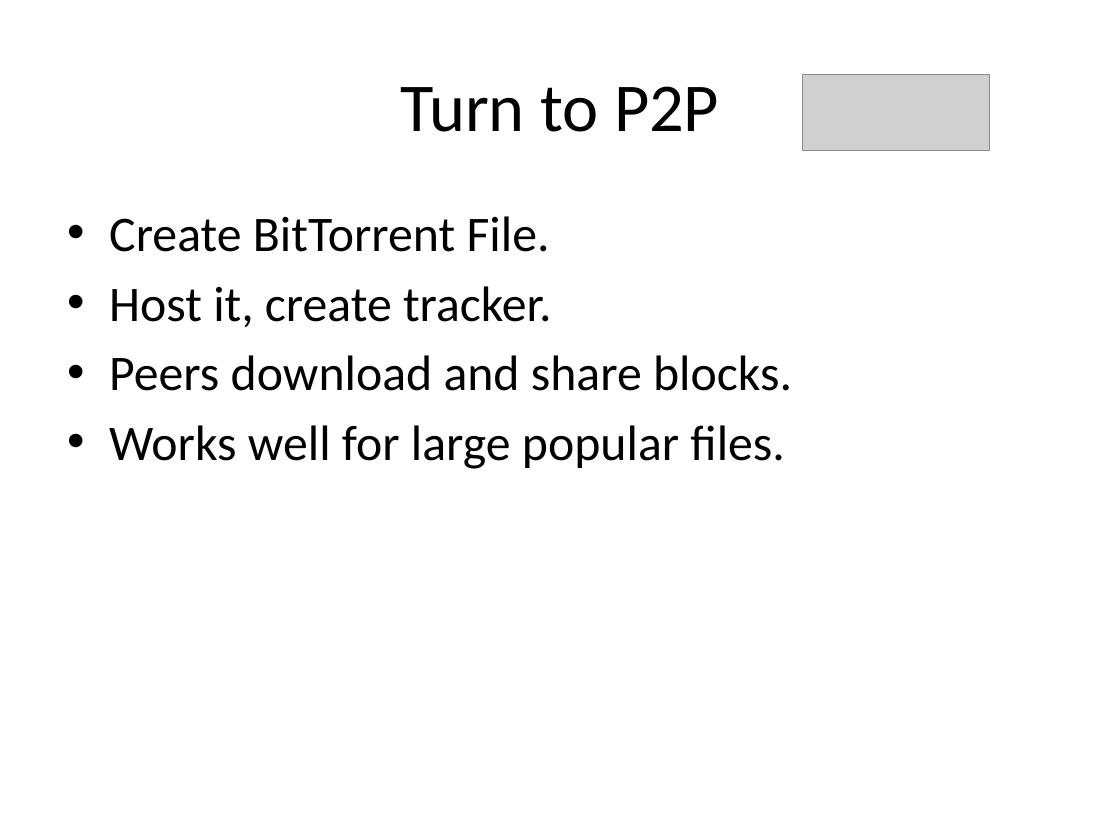
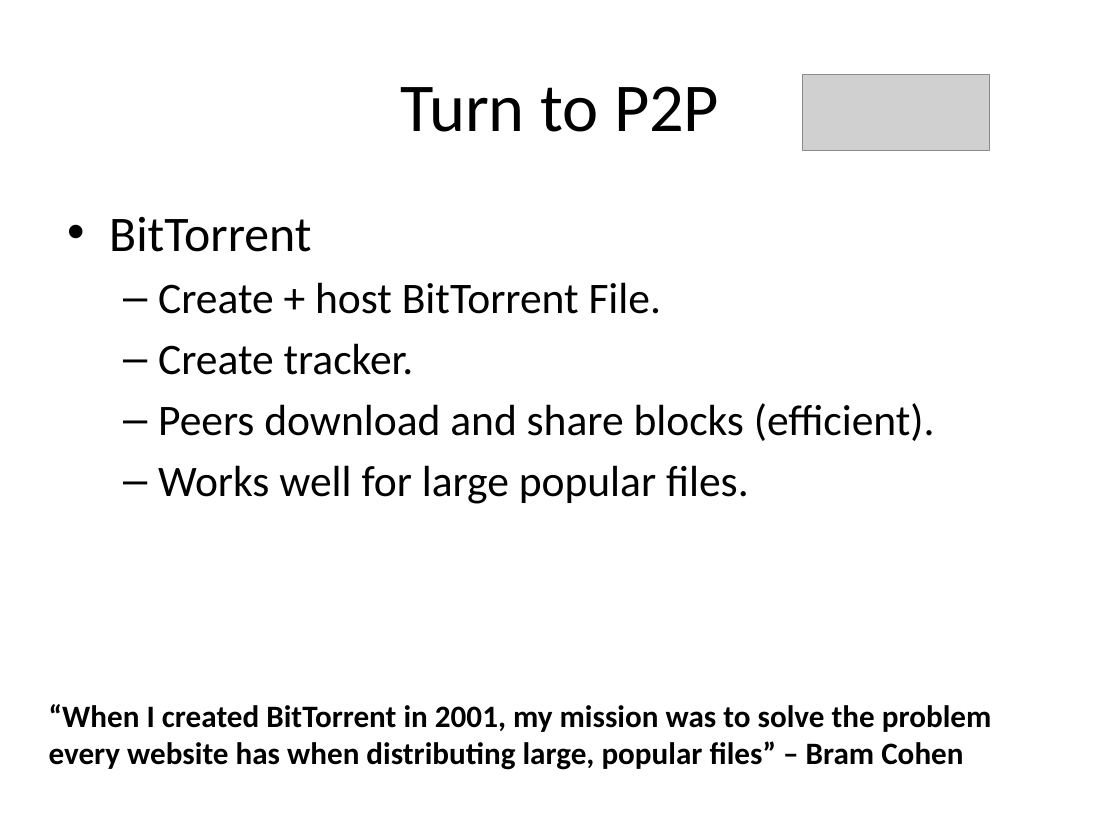
Before and after one commit to rdp/p2pwebclient, a slide deck: slide 9 of thesis_presentation/How to Make the Internet Faster.pptx. Drawn at 1120x840 pixels with LibreOffice and Linux fonts; fonts in the diff are those of the drawing; grey boxes stand for pictures. Boxes give left, top, right and bottom in pixels: in the first picture for what was removed or moved away, otherwise in the second. Text is boxed around its words. In the diff, an @@ line names an element or a change of style, - is before the commit and + after.

```diff
--- a/thesis_presentation/How to Make the Internet Faster.pptx
+++ b/thesis_presentation/How to Make the Internet Faster.pptx
@@ text at box(109, 216, 935, 441): text changed; size 32 to 28 pt @@
-• Create BitTorrent File.
-• Host it, create tracker.
-• Peers download and share blocks.
+• BitTorrent
+  – Create + host BitTorrent File.
+  – Create tracker.
+  – Peers download and share blocks (efficient).
@@ text at box(158, 465, 749, 504): size 32 to 28 pt in "Works well for large popular files."; bullet • to –; list level 1 to 2 in "Works well for large popular ..." @@
@@ text added at box(49, 704, 992, 770), 20 pt, text #000000, bold @@
+“When I created BitTorrent in 2001, my mission was to solve the problem every website has when distributing large, popular files” – Bram Cohen
```
Also in this commit, not shown: 17 other slides changed, 9 slides added, 1 slide removed, 2 other files.
